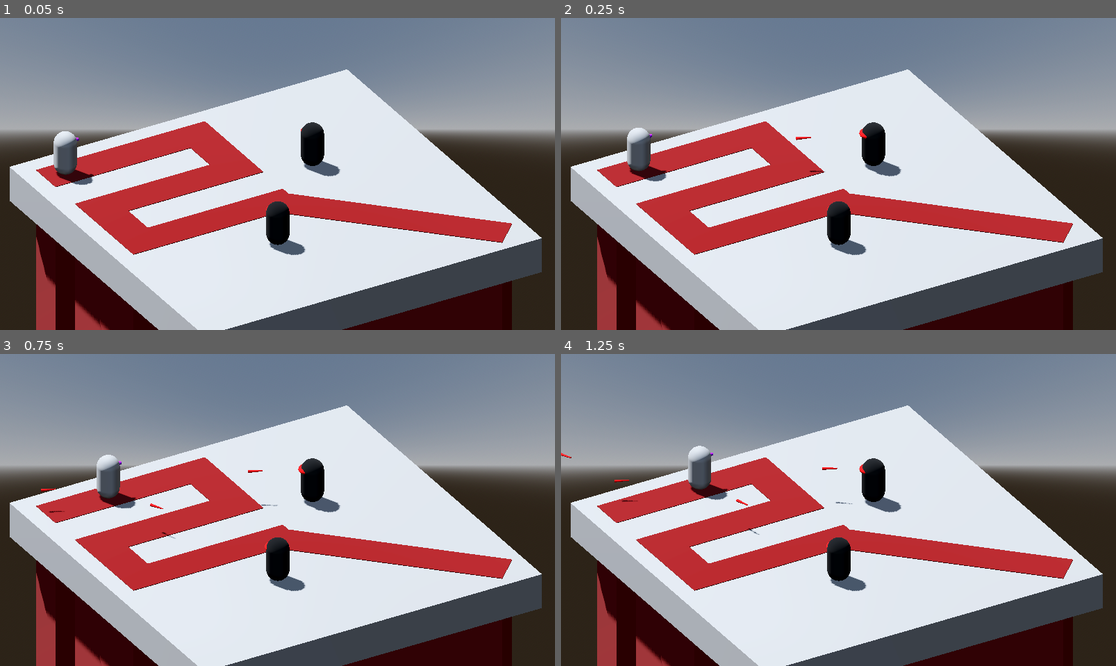
Above: before the commit, frames 1-4 (two rows, left to right).
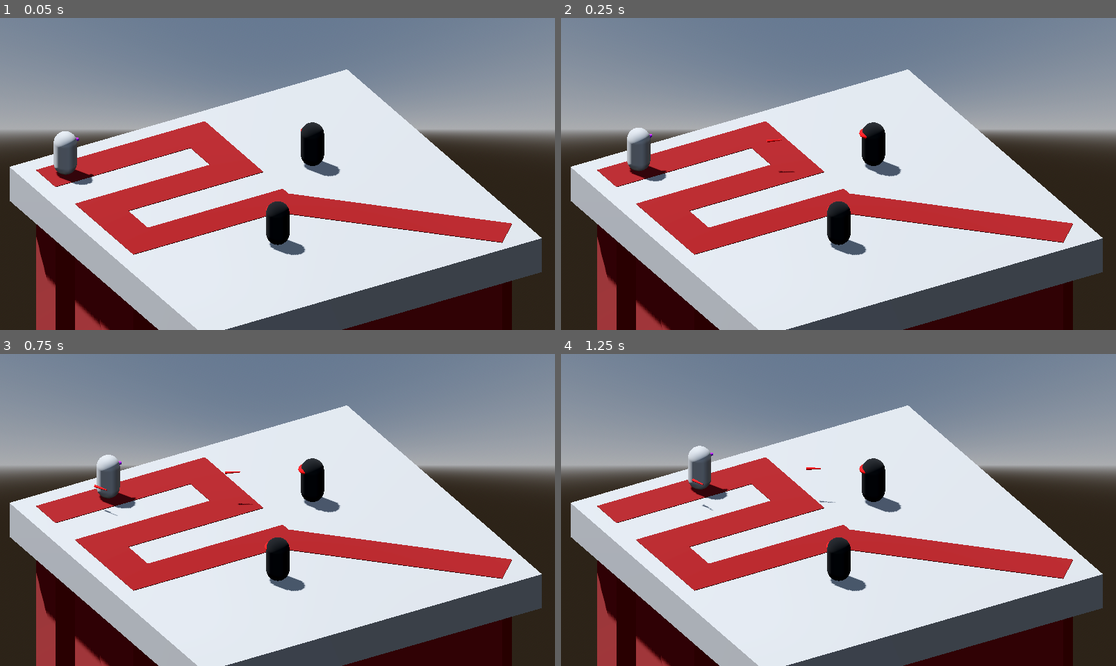
Above: after the commit, the same moments.

Repository: mathiasscherer2007/tower-defense
Game: Godot game, scene res://Scenes/Levels/test/test1.tscn
Two runs of this game, one before a commit and one after it. Both use one fixed random seed, a clock stepped at 60 frames per second and the inputs below.
Inputs:
- Up to frame 1 (0.05 s): no input
- Up to frame 2 (0.25 s): no input
- Up to frame 3 (0.75 s): no input
- Up to frame 4 (1.25 s): no input

Frame 1 is identical in both runs. In frame 2, less than 0.1% of the frame differs, in the area x 37-48%, y 38-50%; in frame 3, 0.1%; in frame 4, 0.1%, in the area x 0-53%, y 31-58%.

Commit message:
Make projectiles disappear on touching geometry surfaces

Diff:
--- a/Scenes/Levels/test/test1.tscn
+++ b/Scenes/Levels/test/test1.tscn
@@ -11,6 +11,9 @@
 "tilts": PackedFloat32Array(0, 0, 0, 0, 0, 0, 0)
 }
 point_count = 7
+
+[sub_resource type="BoxShape3D" id="BoxShape3D_4faxc"]
+size = Vector3(5, 1, 5)
 
 [node name="test1" unique_id=2011401683 instance=ExtResource("1_7joup")]
 script = ExtResource("2_u46i1")
@@ -36,6 +39,9 @@
 
 [node name="CSGBox3D" type="CSGBox3D" parent="Geometry" index="0" unique_id=1576872223]
 transform = Transform3D(1, 0, 0, 0, 1, 0, 0, 0, 1, 0, -0.24975586, 0)
+use_collision = true
+collision_layer = 8
+collision_mask = 15
 size = Vector3(5, 0.5004883, 5)
 
 [node name="Path" type="Node3D" parent="Geometry" index="1" unique_id=594240981]
@@ -71,6 +77,14 @@
 material_override = ExtResource("2_y5gs5")
 size = Vector3(0.5, 1, 2.5)
 
+[node name="Area3D" type="Area3D" parent="Geometry" index="2" unique_id=389361585]
+collision_layer = 8
+collision_mask = 0
+
+[node name="CollisionShape3D" type="CollisionShape3D" parent="Geometry/Area3D" index="0" unique_id=883038181]
+transform = Transform3D(1, 0, 0, 0, 1, 0, 0, 0, 1, 0, -0.4932096, 0)
+shape = SubResource("BoxShape3D_4faxc")
+
 [node name="TestBasic" parent="Towers" parent_id_path=PackedInt32Array(1765927691) index="0" unique_id=1272181662 instance=ExtResource("4_4faxc")]
 transform = Transform3D(0.3, 0, 0, 0, 0.3, 0, 0, 0, 0.3, -0.49952656, 0, 0.9193337)
 
--- a/Scenes/Projectiles/projectile.tscn
+++ b/Scenes/Projectiles/projectile.tscn
@@ -3,10 +3,12 @@
 [ext_resource type="Script" uid="uid://bmmf7wq1t2n10" path="res://Scripts/Projectiles/projectile.gd" id="1_2re41"]
 
 [node name="Projectile" type="Area3D" unique_id=1749587302]
+collision_mask = 9
 script = ExtResource("1_2re41")
 
 [node name="CollisionShape3D" type="CollisionShape3D" parent="." unique_id=854516210]
 
 [node name="Timer" type="Timer" parent="." unique_id=58907024]
 
+[connection signal="area_entered" from="." to="." method="_on_area_entered"]
 [connection signal="timeout" from="Timer" to="." method="_on_timer_timeout"]
--- a/Scenes/Projectiles/test/testbasic_1.tscn
+++ b/Scenes/Projectiles/test/testbasic_1.tscn
@@ -16,7 +16,7 @@
 [node name="testbasic1" unique_id=1749587302 instance=ExtResource("1_1h0ir")]
 collision_layer = 2
 lifetime = 3.0
-speed = 5.0
+speed = 7.5
 damage = 5.0
 
 [node name="CollisionShape3D" parent="." index="0" unique_id=854516210]
--- a/Scripts/Projectiles/projectile.gd
+++ b/Scripts/Projectiles/projectile.gd
@@ -1,12 +1,12 @@
 class_name Projectile extends Area3D
 
-@export var target: Vector3
-@export var spawn_point: Node3D
 @export var lifetime: float
 @export var speed: float
 @export var damage: float
 
 var direction: Vector3
+var target: Vector3
+var spawn_point: Node3D
 
 @onready var timer = $Timer
 
@@ -26,3 +26,9 @@
 
 func _on_timer_timeout() -> void:
 	queue_free()
+
+func _on_area_entered(area: Area3D) -> void:
+	# Delete projectile on contact with geometry
+	print(area.collision_layer)
+	if area.collision_layer == 8:
+		queue_free()
--- a/Scripts/Towers/tower.gd
+++ b/Scripts/Towers/tower.gd
@@ -25,9 +25,11 @@
 	if cooldown.is_stopped():
 		var enemy_pos: Vector3 = enemy.global_position
 		mesh.look_at(Vector3(enemy_pos.x, self.global_position.y, enemy_pos.z))
+
 		var projectile_instance = projectile.instantiate()
 		projectile_instance.setup(enemy_pos, projectile_spawn)
 		projectile_container.add_child(projectile_instance)
+
 		cooldown.start()
 
 func _on_range_area_entered(area: Area3D) -> void:
